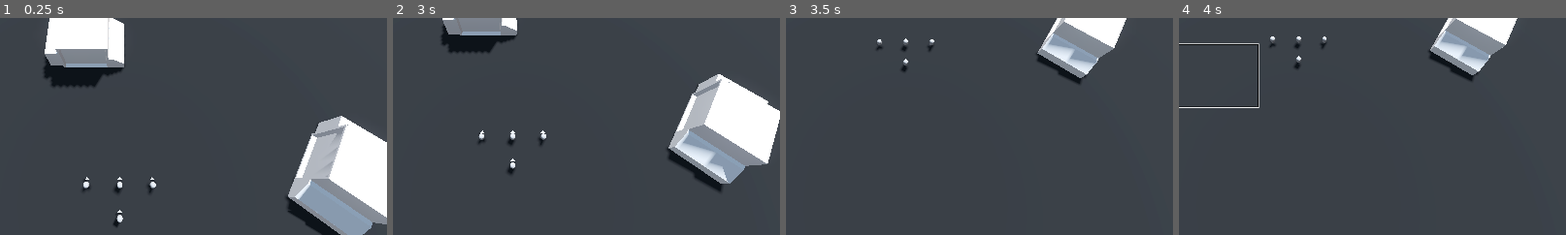
Above: before the commit, frames 1-4 (left to right).
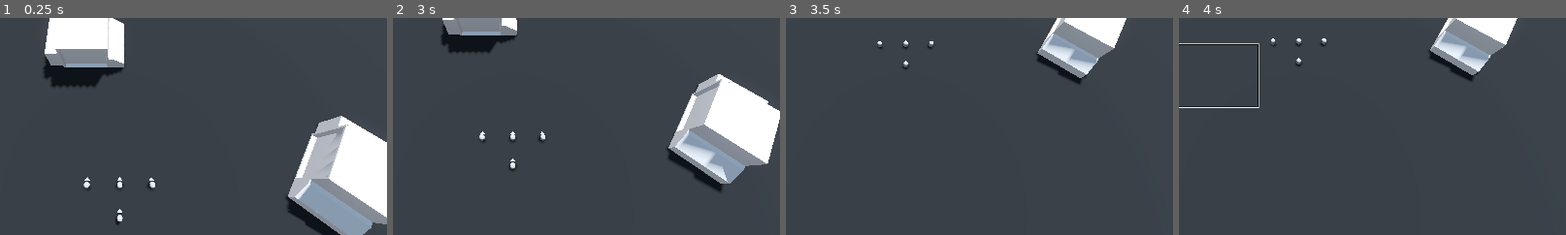
Above: after the commit, the same moments.

Repository: Tanner-Perham/ProjectRTS_v2
Game: Godot game, scene res://scenes/world_test_scene.tscn
Two runs of this game, one before a commit and one after it. Both use one fixed random seed, a clock stepped at 60 frames per second and the inputs below. This scene is started directly instead of the project's main scene.
Inputs (mouse positions are % of the whole screen's width and height, from its top left):
- Up to frame 1 (0.25 s): no input
- Up to frame 2 (3 s): click "Player Test Interface" at 0.5 s; click "Player Test Interface" at 1.25 s; click "Player Test Interface" at 2 s; tap Enter at 2.75 s; move the mouse to (72, 45) at 2.77 s; hold Down (camera_backward) from 2.78 s (still down); click (72, 45) at 2.92 s
- Up to frame 3 (3.5 s): keep holding Down (camera_backward)
- Up to frame 4 (4 s): release Down (camera_backward) at 3.5 s; drag from (30, 55) to (45, 70) at 3.52 s
The pictures show only the part of the screen within x 35-84%, y 49-99%; the shares and areas given below are measured in that part.

The runs differ from the first frame. In frame 1, 0.1% of the frame differs, in the area x 21-41%, y 73-97%; in frame 2, 0.1%; in frame 3, 0.2%; in frame 4, 0.2%, in the area x 23-39%, y 8-24%.

Commit message:
Fixed offset value for unit placement height

Diff:
--- a/scripts/test_unit.gd
+++ b/scripts/test_unit.gd
@@ -17,7 +17,7 @@
 func _ready() -> void:
 	await(get_tree().process_frame)
 	global_position = NavigationServer3D.map_get_closest_point(map_RID, global_position)
-	unit_graphic.position.y = NavigationServer3D.map_get_cell_height(map_RID) * 2
+	unit_graphic.position.y = - NavigationServer3D.map_get_cell_height(map_RID) * 2
 	unselected()
 
 func selected() -> void:
